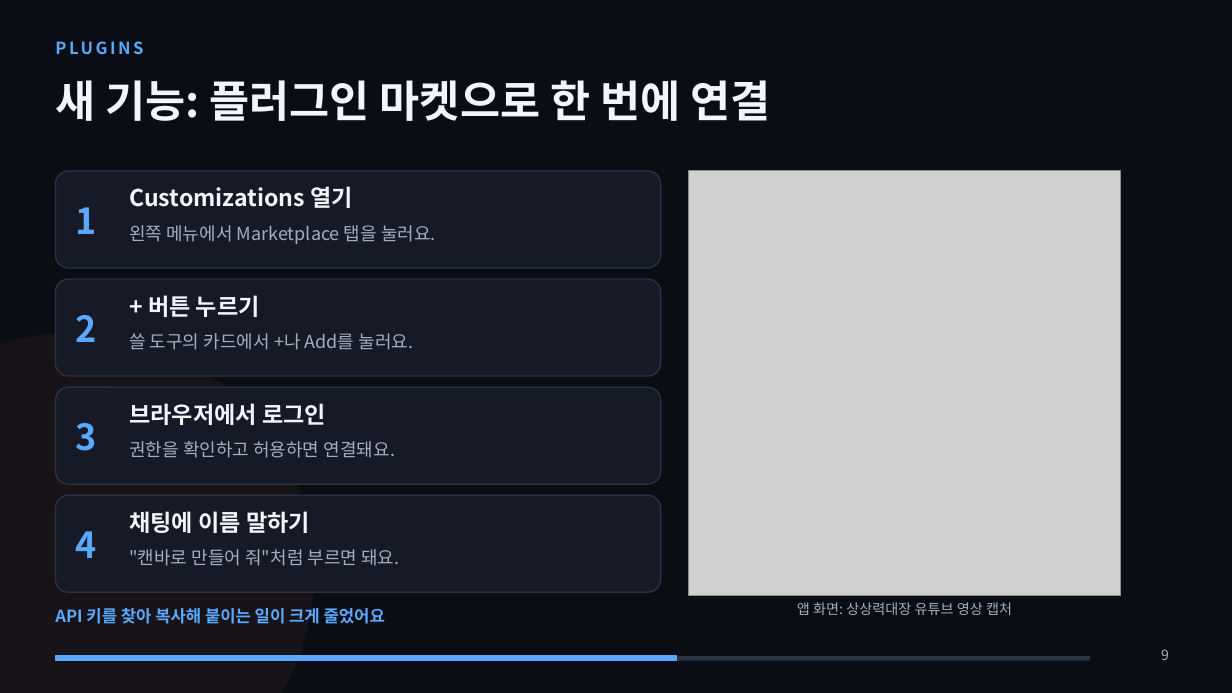
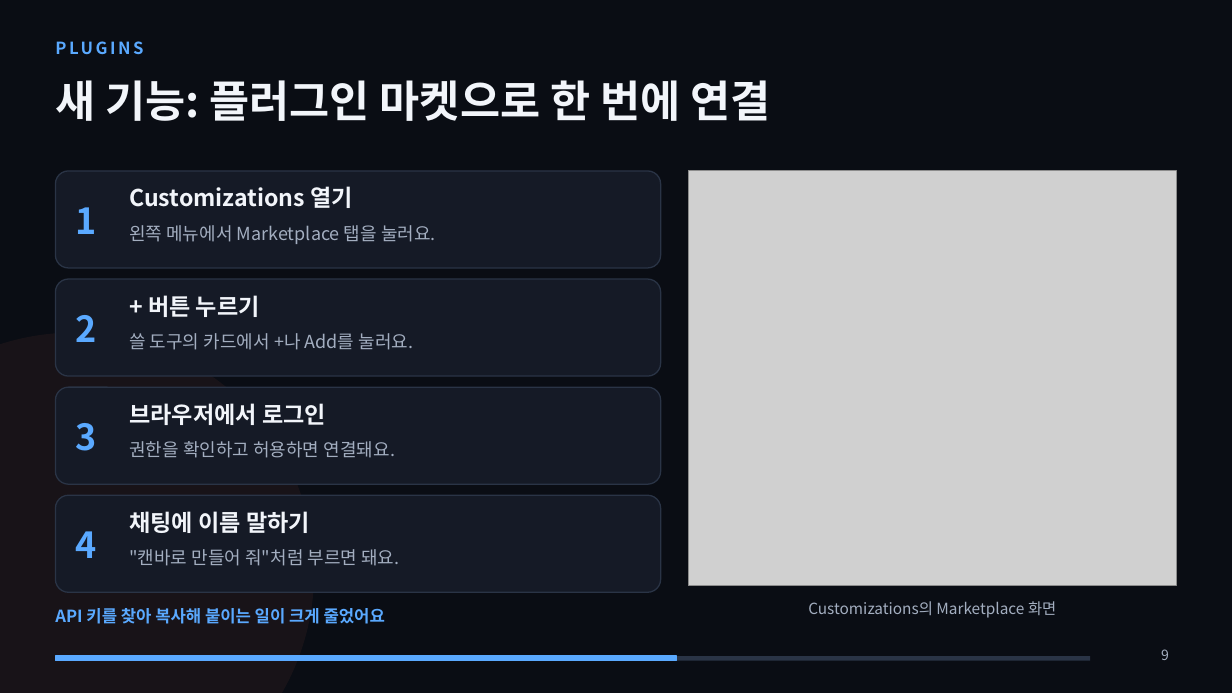
Before and after one commit to metaluca27/huhsame-script, a slide deck: slide 9 of docs/강의/안티그라비티_입문/안티그라비티_입문_강의.pptx. Drawn at 1232x693 pixels with LibreOffice and Linux fonts; fonts in the diff are those of the drawing; grey boxes stand for pictures. Boxes give left, top, right and bottom in pixels: in the first picture for what was removed or moved away, otherwise in the second. Text is boxed around its words. In the diff, an @@ line names an element or a change of style, - is before the commit and + after.

```diff
--- a/docs/강의/안티그라비티_입문/안티그라비티_입문_강의.pptx
+++ b/docs/강의/안티그라비티_입문/안티그라비티_입문_강의.pptx
@@ picture: place and size @@
-picture at bbox=[689, 171, 1121, 596]
+picture at bbox=[689, 171, 1177, 586]
@@ text at bbox=[808, 601, 1056, 618]: text changed; size 11 to 12 pt @@
-앱 화면: 상상력대장 유튜브 영상 캡처
+Customizations의 Marketplace 화면
```
Also in this commit, not shown: 4 other slides changed, 1 slide added, 1 slide removed, 12 other files.
